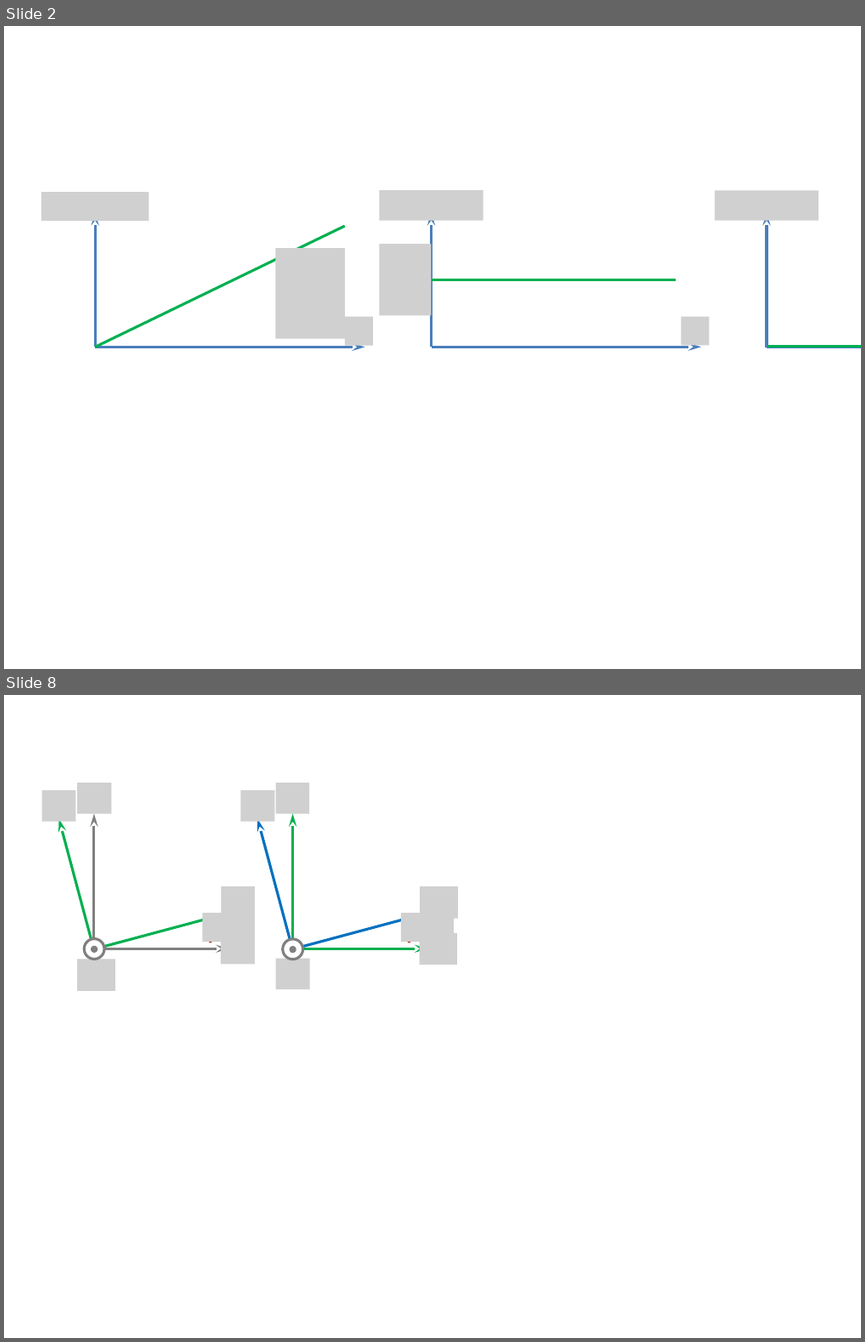
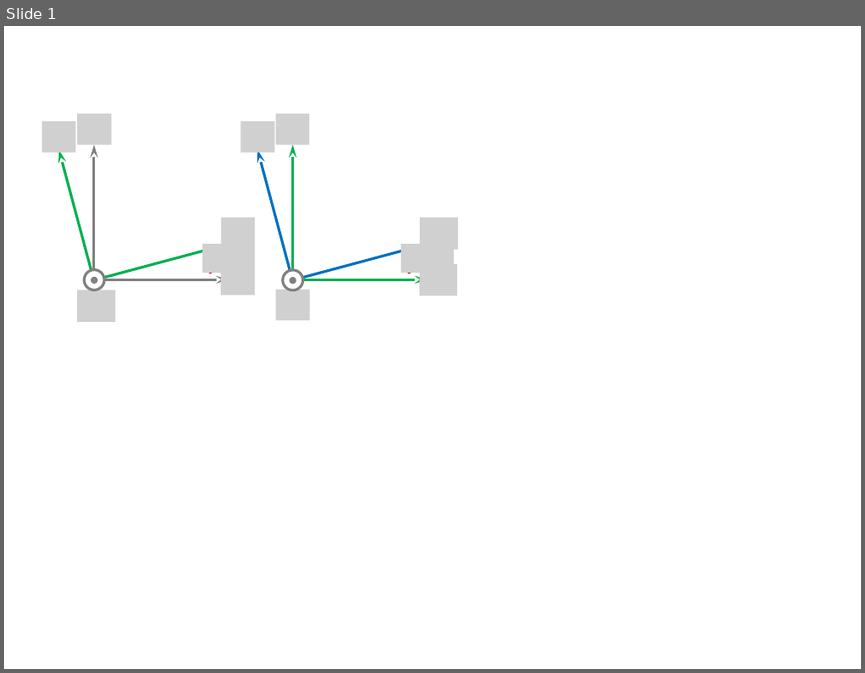
Before and after one commit to xpessoles/03_Etude_Cinematique_Systemes_Solides_Chaine_Energie_Analyser_Modeliser_Resoudre, a slide deck: 05_CinematiqueDuSolide/Applications_04_CentrifugeuseHumaine/png/Figure.pptx. Shown one above the other, each under a label of ours: slides 2 and 8 before the commit, slide 1 after it; the slides between them are not shown. The pictures are 865x1342 and 865x673 pixels, drawn with LibreOffice and Linux fonts; fonts in the diff are those of the drawing; grey boxes stand for pictures; background and template pictures are left out. Boxes give left, top, right and bottom in pixels: in the first picture for what was removed or moved away, otherwise in the second. Text is boxed around its words. In the diff, an @@ line names an element or a change of style, - is before the commit and + after.

```diff
--- a/05_CinematiqueDuSolide/Applications_04_CentrifugeuseHumaine/png/Figure.pptx
+++ b/05_CinematiqueDuSolide/Applications_04_CentrifugeuseHumaine/png/Figure.pptx
@@ slide 2 removed at [4, 26, 861, 669], background #FFFFFF @@
@@ picture removed at [41, 193, 149, 222] @@
@@ picture removed at [380, 191, 483, 221] @@
@@ picture removed at [715, 191, 818, 221] @@
@@ arrow removed from (95, 346) to (95, 213) @@
@@ line removed from (95, 346) to (345, 226) @@
@@ arrow removed from (432, 346) to (432, 212) @@
@@ arrow removed from (766, 347) to (766, 213) @@
@@ picture removed at [276, 248, 345, 339] @@
@@ picture removed at [380, 244, 432, 316] @@
@@ line removed from (432, 279) to (675, 279) @@
@@ picture removed at [345, 317, 373, 346] @@
@@ picture removed at [681, 317, 710, 346] @@
@@ arrow removed from (95, 346) to (364, 346) @@
@@ arrow removed from (432, 346) to (702, 346) @@
@@ arrow removed from (766, 346) to (861, 346) @@
@@ line removed from (767, 346) to (861, 346) @@
@@ what was slide 8 is now slide 1 @@
```
Also in this commit, not shown: 18 other slides removed, 3 other files.
